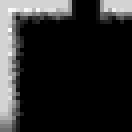
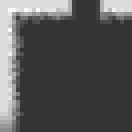
Layers edited between the first and the second 132x132 image:
added layer "Layer 7" (20%) above "Layer 6" over (0, 0, 132, 132)
